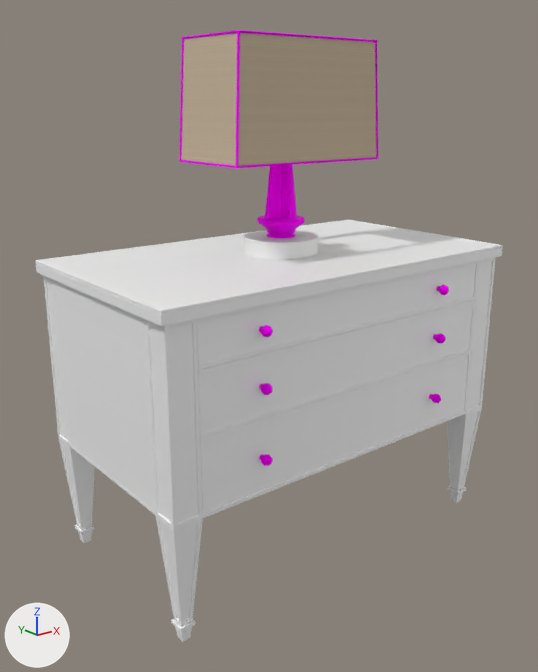
The glTF model fureal3D/public/models/Light Room/obj/Bedtab.glb, before and after one commit.
Camera for both pictures: a camera (50 mm lens) standing at (-99.819, -54.722, 1.306) and looking at (-98.806, -53.456, 0.799). Arrows for +X, +Y and +Z are at lower left; the lights stay in place. The first picture is the older version. Where no turn or scale is listed for an object, it has been applied to the vertices. Vertices at exactly the same position are counted once.

Objects in the first picture: 'export_sample_bedroom_BEDTab'.
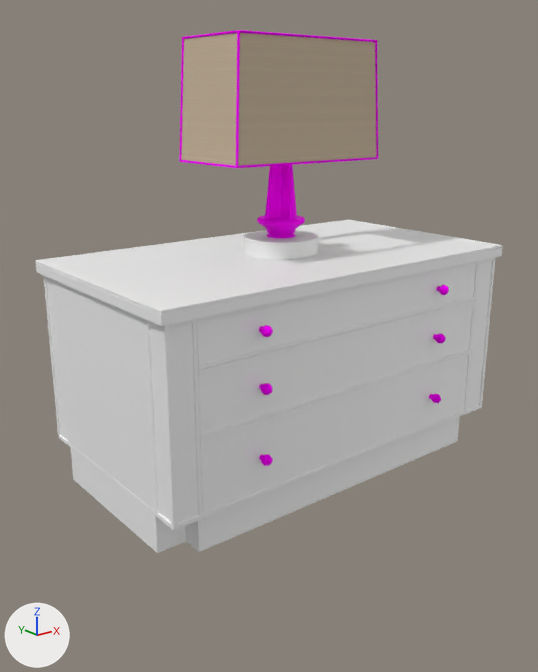
The newer file is also turned or shifted as a whole; pictures and numbers use the older file's frame.

Location of each change, [x1, y1, x2, y2] in pixels of the pictures (538 x 672 px):
'export_sample_bedroom_BEDTab', reshaped (15% shorter)
    before: [35, 30, 503, 642]
    after: [35, 30, 503, 553]
part 1 of me_export_sample_bedroom_bedtab, deleted
    before: [75, 486, 466, 642]
part 2 of me_export_sample_bedroom_bedtab, reshaped
    before: [59, 408, 482, 627]
    after: [71, 416, 460, 553]

What the commit changed:
me_export_sample_bedroom_bedtab is used by ob_export_sample_bedroom_bedtab; location (-98.8, -53.45, 0.3).
me_export_sample_bedroom_bedtab had 3552 vertices, 6810 faces and spanned x -0.431..0.496, y -0.274..0.258, z 0.006..1.132.
me_export_sample_bedroom_bedtab now has 2748 vertices, 5210 faces and spans x -0.431..0.496, y -0.274..0.258, z 0.194..1.132.
me_export_sample_bedroom_bedtab part 1: 8 loose pieces with 576 vertices, spanning x -0.405..0.47, y -0.234..0.234, z 0.006..0.047, are deleted.
Part 2, on me_export_sample_bedroom_bedtab:
240 vertices are removed from x -0.419..0.484, y -0.248..0.248, z 0.047..0.267.
514 faces are deleted.
12 new vertices lie (0.0, 0.0, -0.081) away from vertices in x -0.419..0.483, y -0.231..0.248, z 0.275.
34 new faces join them, mat_mi_carpaint_white_export_sample_bedroom_bedtab_001.
